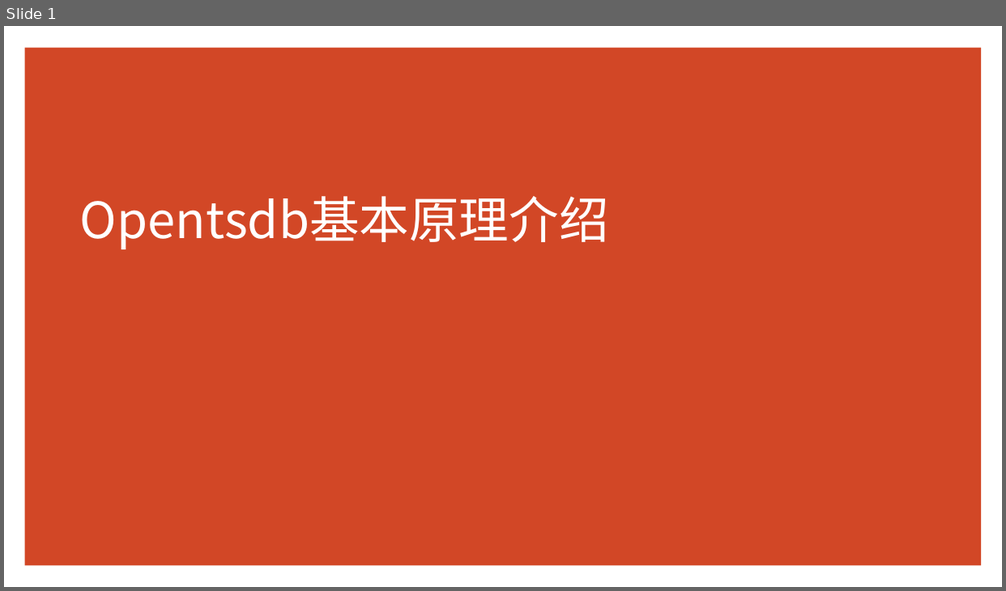
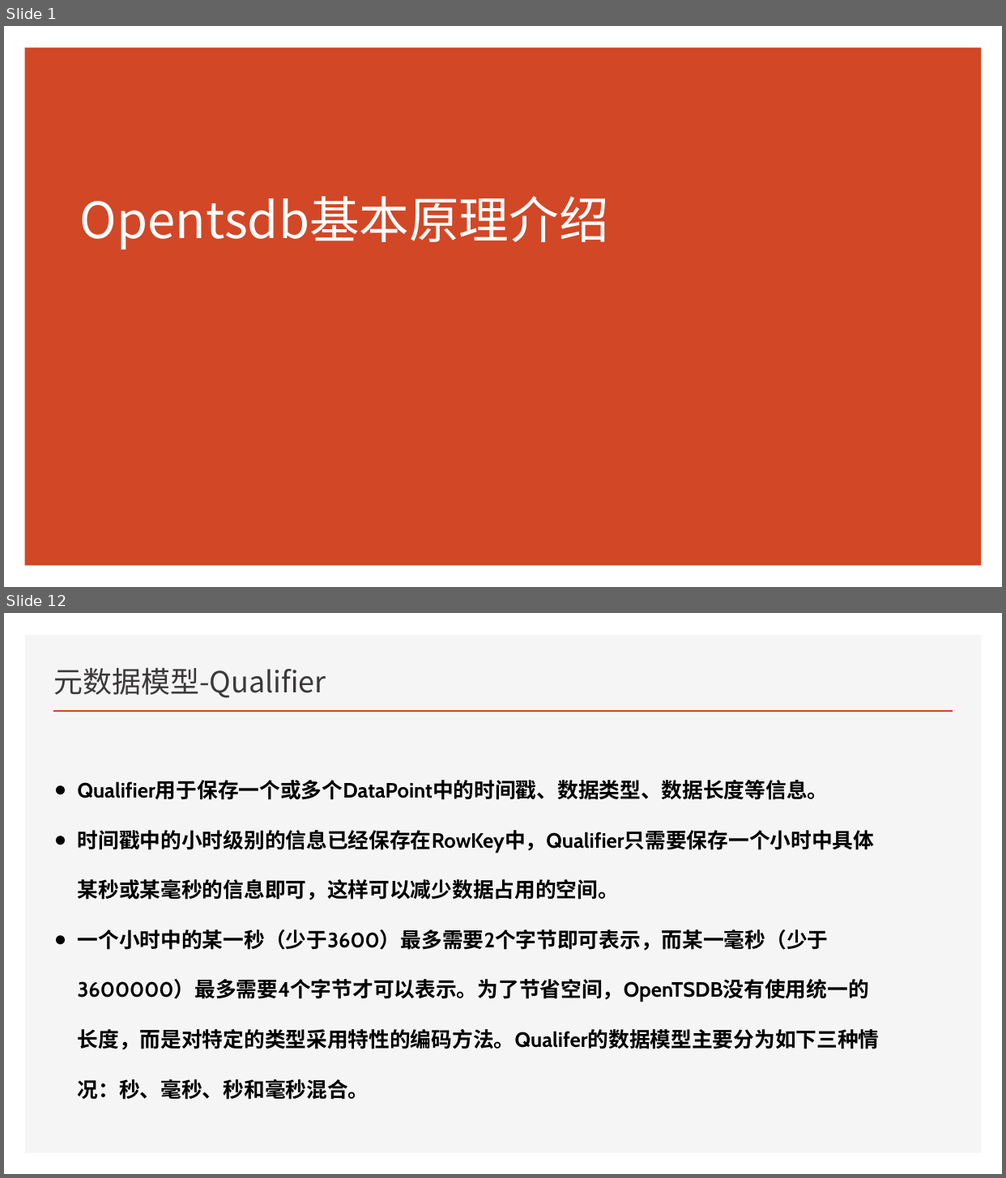
Before and after one commit to Zhangwusheng/Zhangwusheng.github.io, a slide deck: _posts/OpenTsdb基本原理.pptx. Shown one above the other, each under a label of ours: slide 1 before the commit, slides 1 and 12 after it; the slides between them are not shown. The pictures are 1006x591 and 1006x1178 pixels, drawn with LibreOffice and Linux fonts; fonts in the diff are those of the drawing. Boxes give left, top, right and bottom in pixels: in the first picture for what was removed or moved away, otherwise in the second. Text is boxed around its words. In the diff, an @@ line names an element or a change of style, - is before the commit and + after.

```diff
--- a/_posts/OpenTsdb基本原理.pptx
+++ b/_posts/OpenTsdb基本原理.pptx
@@ slide 12 added at bbox=[4, 613, 1002, 1174], background #FFFFFF @@
@@ rectangle added at bbox=[25, 635, 982, 1153], fill #F5F5F5 @@
@@ title added at bbox=[54, 667, 326, 698], 28 pt, text #3B3838 @@
+元数据模型-Qualifier
@@ line added from (53, 711) to (953, 711), #D24726 2 pt @@
@@ text added at bbox=[78, 781, 880, 1100], 20 pt, text #000000, bold @@
+● Qualifier用于保存一个或多个DataPoint中的时间戳、数据类型、数据长度等信息。
+● 时间戳中的小时级别的信息已经保存在RowKey中，Qualifier只需要保存一个小时中具体某秒或某毫秒的信息即可，这样可以减少数据占用的空间。
+● 一个小时中的某一秒（少于3600）最多需要2个字节即可表示，而某一毫秒（少于3600000）最多需要4个字节才可以表示。为了节省空间，OpenTSDB没有使用统一的长度，而是对特定的类型采用特性的编码方法。Qualifer的数据模型主要分为如下三种情况：秒、毫秒、秒和毫秒混合。
```
Also in this commit, not shown: 6 slides changed, 19 other slides added, 1 slide removed, 4 other files.
